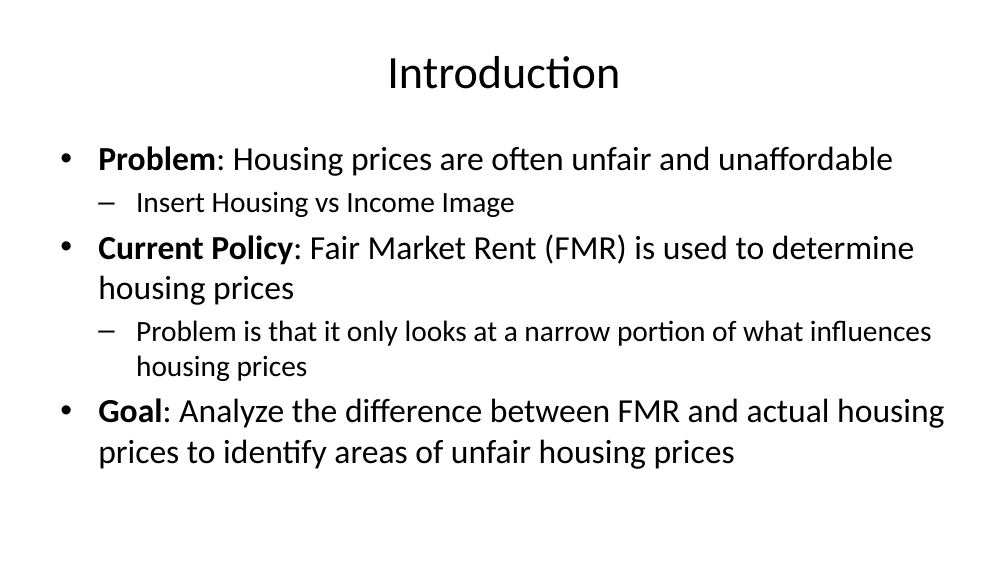
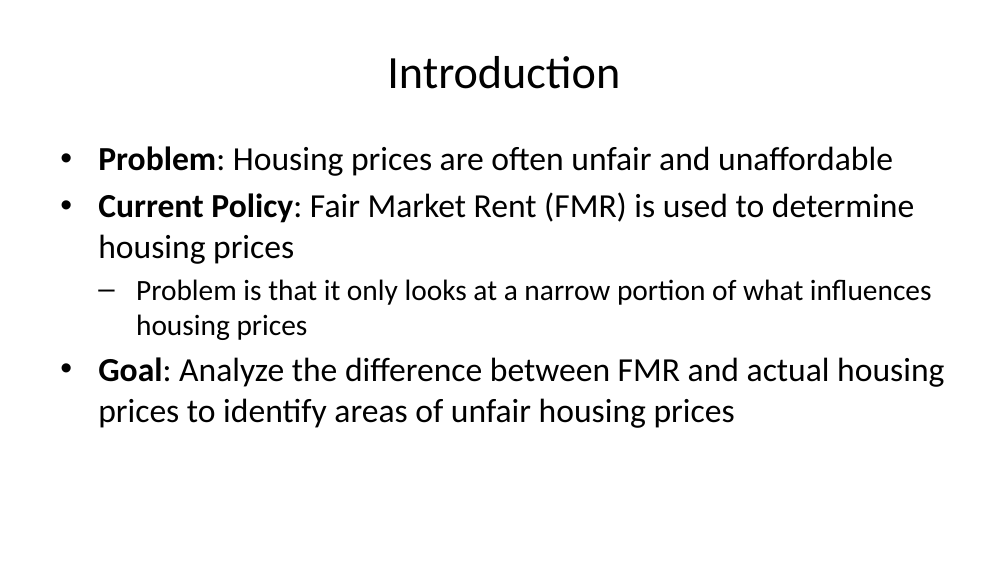
Before and after one commit to dylpickle123780/STAT489_Research_Project, a slide deck: slide 2 of presentation/final-presentation.pptx. Drawn at 1008x567 pixels with LibreOffice and Linux fonts; fonts in the diff are those of the drawing. Boxes give left, top, right and bottom in pixels: in the first picture for what was removed or moved away, otherwise in the second. Text is boxed around its words. In the diff, an @@ line names an element or a change of style, - is before the commit and + after.

Commit message:
Presentation

```diff
--- a/presentation/final-presentation.pptx
+++ b/presentation/final-presentation.pptx
@@ text at box(136, 191, 515, 217): paragraph removed @@
-  – Insert Housing vs Income Image
```
Also in this commit, not shown: 1 other slide changed, 1 slide added, 1 slide removed, 1 other file.
